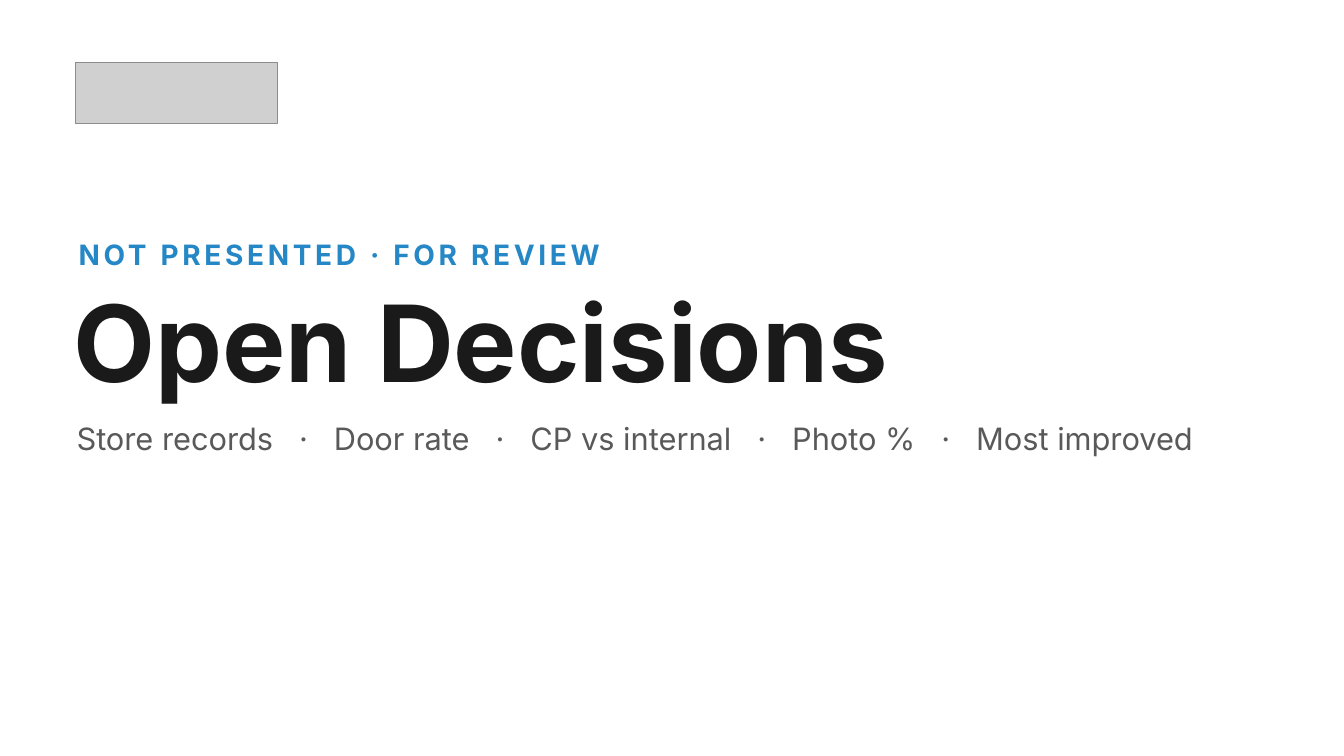
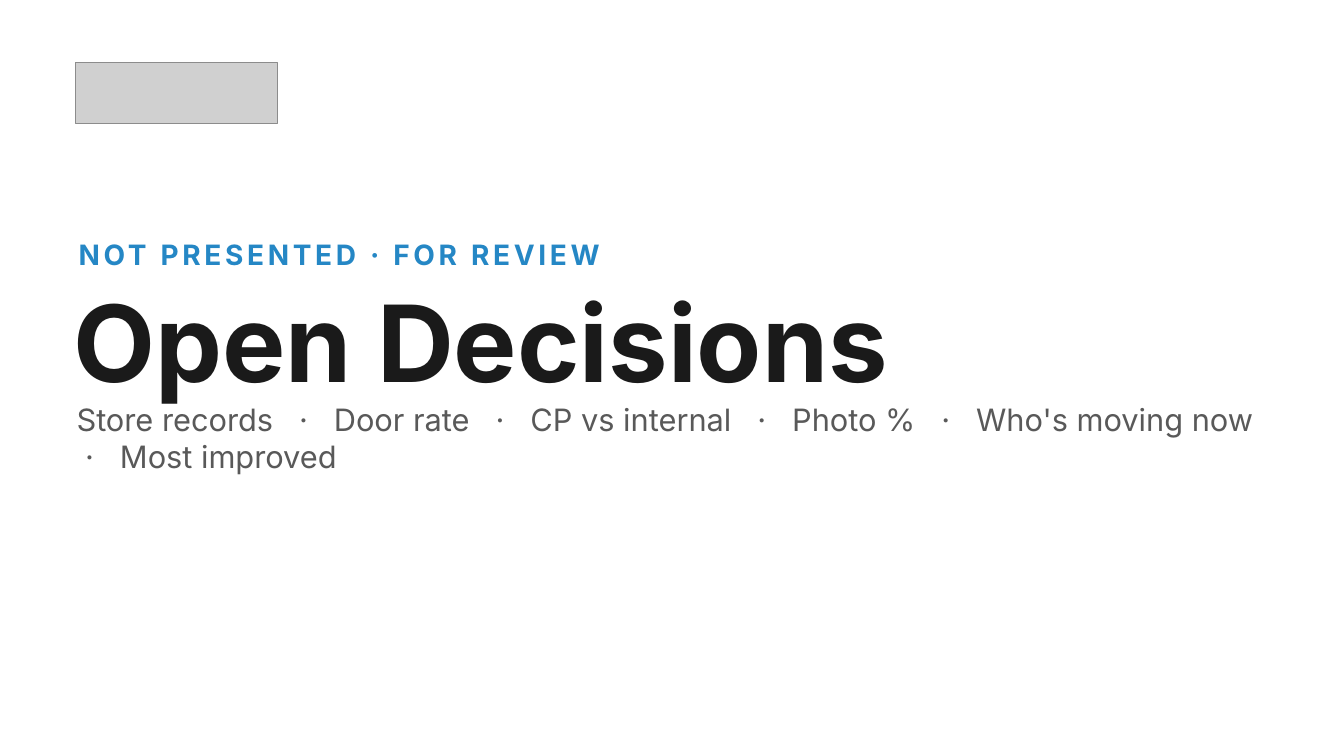
Before and after one commit to Ndresner/Noah, a slide deck: slide 177 of day2-deck/decks/Fixed Ops - Day 2 Example Test Deck.pptx (slide 192 before the commit). Drawn at 1344x756 pixels with LibreOffice and Linux fonts; fonts in the diff are those of the drawing; grey boxes stand for pictures. Boxes give left, top, right and bottom in pixels: in the first picture for what was removed or moved away, otherwise in the second. Text is boxed around its words. In the diff, an @@ line names an element or a change of style, - is before the commit and + after.

```diff
--- a/day2-deck/decks/Fixed Ops - Day 2 Example Test Deck.pptx
+++ b/day2-deck/decks/Fixed Ops - Day 2 Example Test Deck.pptx
@@ text at box(77, 408, 1253, 475): text changed @@
-Store records · Door rate · CP vs internal · Photo % · Most improved
+Store records · Door rate · CP vs internal · Photo % · Who's moving now · Most improved
```
Also in this commit, not shown: 6 other slides changed, 9 slides added, 15 slides removed, 9 other files.
